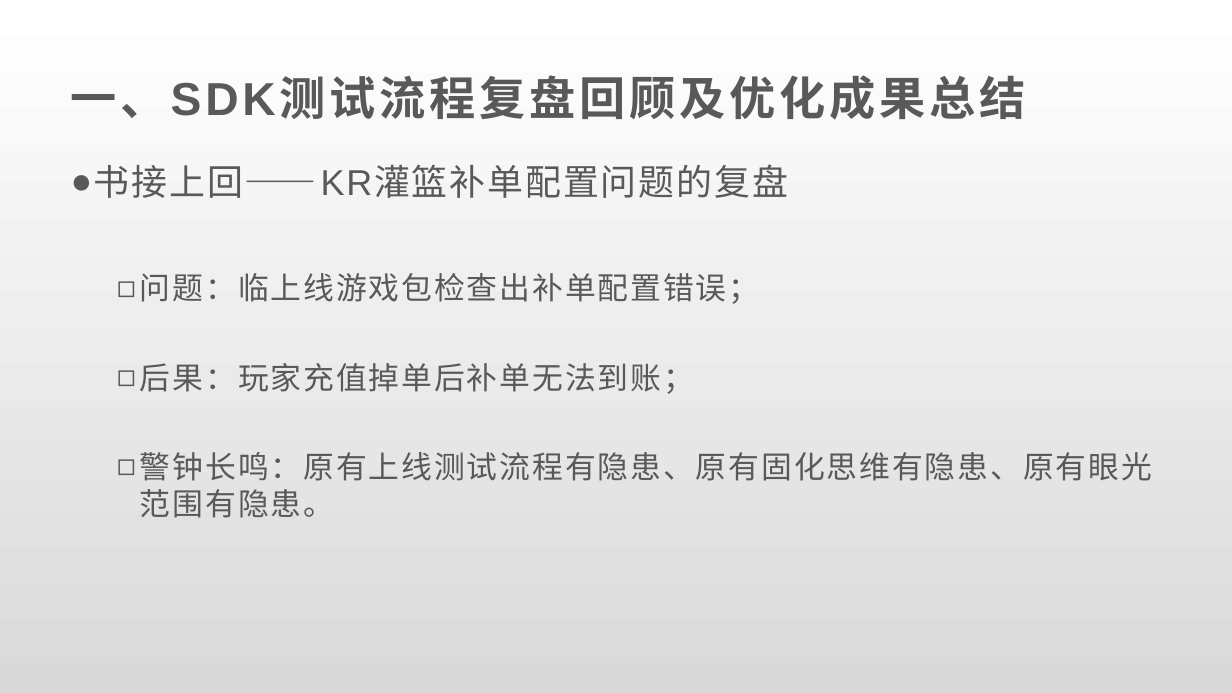
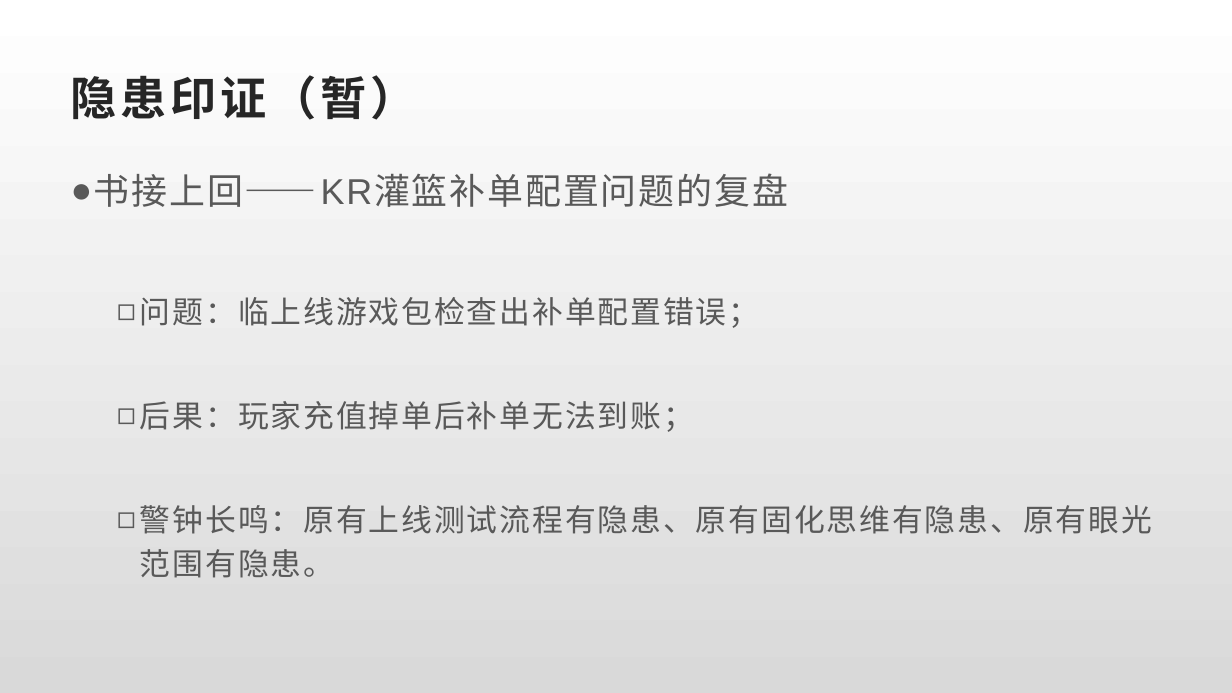
Before and after one commit to Rexixe1993/JavaScriptLesson, a slide deck: slide 4 of 全球版灌篮OBT复盘总结.pptx (slide 3 before the commit). Drawn at 1232x693 pixels with LibreOffice and Linux fonts; fonts in the diff are those of the drawing. Boxes give left, top, right and bottom in pixels: in the first picture for what was removed or moved away, otherwise in the second. Text is boxed around its words. In the diff, an @@ line names an element or a change of style, - is before the commit and + after.

Commit message:
OBT复盘PPT更新（一）代码上线部分

```diff
--- a/全球版灌篮OBT复盘总结.pptx
+++ b/全球版灌篮OBT复盘总结.pptx
@@ title at <box>71,75,417,120</box>: text changed; text colour #595959 to #262626 @@
-一、SDK测试流程复盘回顾及优化成果总结
+隐患印证（暂）
@@ text "书接上回——KR灌篮补单配置问题的复盘" at <box>94,174,1152,578</box>: line spacing 1.1 to 1.3; line spacing 1 to 1.2 @@
```
Also in this commit, not shown: 5 other slides changed, 5 slides added, 1 slide removed.
